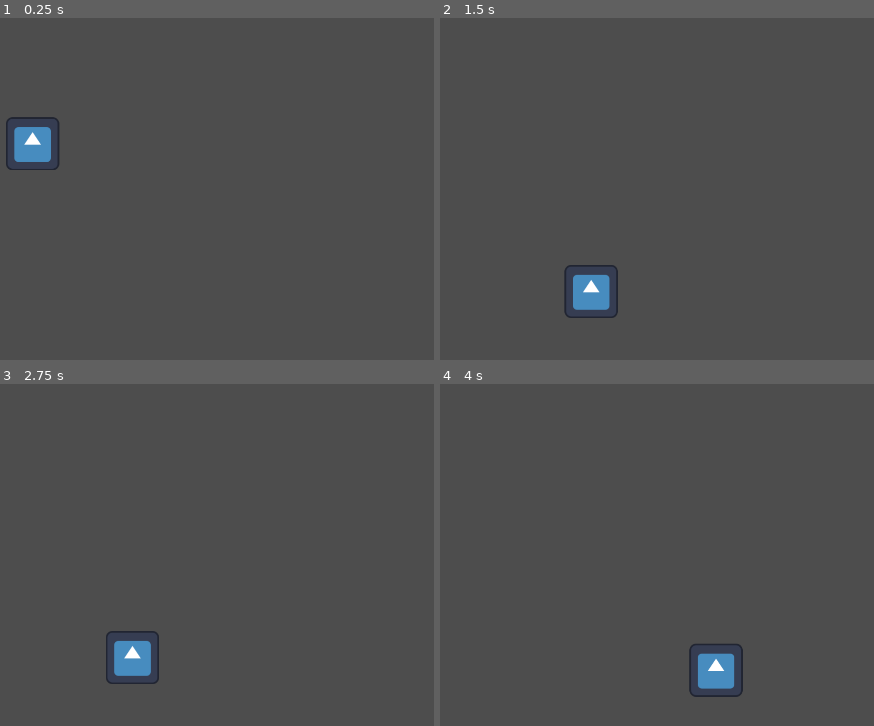
Above: before the commit, frames 1-4 (two rows, left to right).
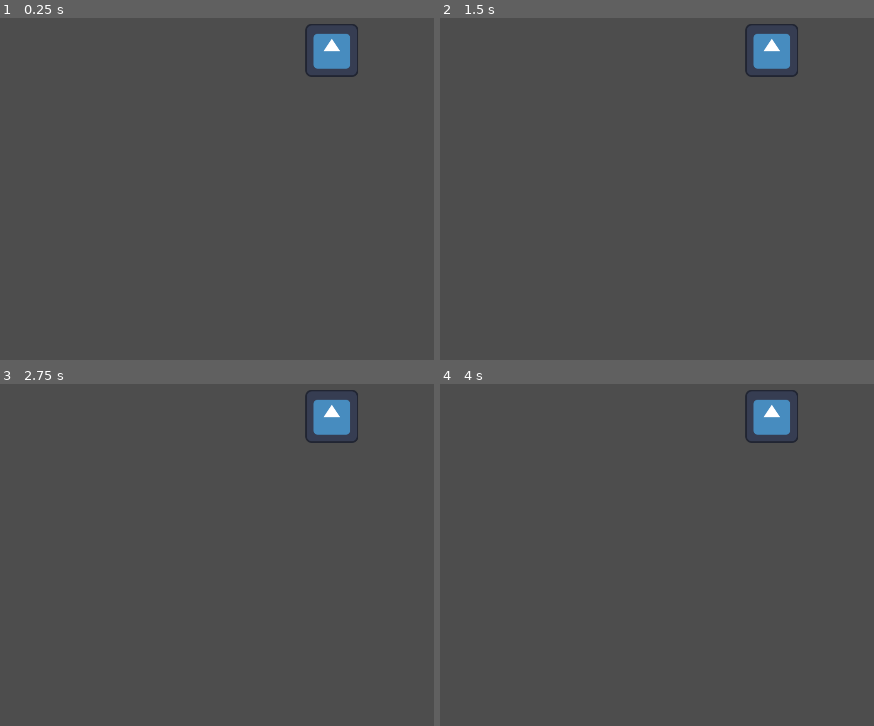
Above: after the commit, the same moments.

Repository: hps7097/2025_S2_-W204-_Auckland-Dairy-Simulator
Game: Godot game, scene res://scenes/day_screen.tscn
Same seed, same stepped clock (60 frames per second), same inputs: the game is played once before the commit and once after it. The engine's default icon, where the game draws it, is replaced by a stand-in: a white triangle on a blue panel in a dark square.
Inputs (mouse positions are in pixels of both pictures, inside the frame that each line leads up to):
- Up to frame 1 (0.25 s): no input
- Up to frame 2 (1.5 s): tap Enter (ui_accept) at 0.5, 0.77, 0.8, 1.07, 1.35 s; move the mouse to (outside the picture) at 0.52 s; press the mouse at (outside the picture) at 0.53 s; hold Right (ui_right) from 0.53 s (still down); move the mouse to (670, 171) at 1.27 s; release the mouse at (670, 171) at 1.28 s
- Up to frame 3 (2.75 s): tap Enter (ui_accept) at 1.52, 1.82, 2.3 s; click (230, 537) at 1.55 s; move the mouse to (outside the picture) at 2.02 s; release Right (ui_right) at 2.03 s; press the mouse at (outside the picture) at 2.03 s; hold Left (ui_left) from 2.03 s (still down)
- Up to frame 4 (4 s): move the mouse to (791, 602) at 2.77 s; release Left (ui_left) at 2.78 s; release the mouse at (791, 602) at 2.78 s; hold Right (ui_right) from 2.78 s (still down); click (791, 602) at 2.85 s; tap Enter (ui_accept) at 3.02, 3.32, 3.6, 3.77 s; move the mouse to (outside the picture) at 3.52 s

The runs differ from the first frame. In frame 1, 2.2% of the frame differs, in the area x 1-83%, y 1-45%; in frame 2, 2.3%; in frame 3, 2.2%; in frame 4, 2.3%, in the area x 57-83%, y 1-92%.

Commit message:
DragAndDropPrototype

Diff:
--- a/auckland-diary-simulator/project.godot
+++ b/auckland-diary-simulator/project.godot
@@ -15,7 +15,19 @@
 config/features=PackedStringArray("4.4", "Forward Plus")
 config/icon="res://icon.svg"
 
+[autoload]
+
+global="*res://scripts/global.gd"
+
 [display]
 
 window/size/viewport_width=1920
 window/size/viewport_height=1080
+
+[input]
+
+click={
+"deadzone": 0.2,
+"events": [Object(InputEventMouseButton,"resource_local_to_scene":false,"resource_name":"","device":-1,"window_id":0,"alt_pressed":false,"shift_pressed":false,"ctrl_pressed":false,"meta_pressed":false,"button_mask":0,"position":Vector2(0, 0),"global_position":Vector2(0, 0),"factor":1.0,"button_index":1,"canceled":false,"pressed":false,"double_click":false,"script":null)
+]
+}
--- a/auckland-diary-simulator/scenes/day_screen.tscn
+++ b/auckland-diary-simulator/scenes/day_screen.tscn
@@ -1,28 +1,15 @@
-[gd_scene load_steps=5 format=3 uid="uid://ctaplnp6urvrl"]
+[gd_scene load_steps=3 format=3 uid="uid://ctaplnp6urvrl"]
 
-[ext_resource type="Script" uid="uid://c5fhwt8vacvuw" path="res://scripts/character_body_2d.gd" id="1_6e5ks"]
-[ext_resource type="Texture2D" uid="uid://bupm1d3ul74ob" path="res://icon.svg" id="2_mm707"]
-
-[sub_resource type="WorldBoundaryShape2D" id="WorldBoundaryShape2D_vox2t"]
-distance = -1033.0
-
-[sub_resource type="RectangleShape2D" id="RectangleShape2D_fyubj"]
-size = Vector2(128, 128)
+[ext_resource type="PackedScene" uid="uid://dy20m3mlng3a7" path="res://scenes/object.tscn" id="1_6e5ks"]
+[ext_resource type="PackedScene" uid="uid://b6e1i7tte4ujh" path="res://scenes/platform.tscn" id="2_mm707"]
 
 [node name="DayScreen" type="Node2D"]
 
-[node name="StaticBody2D" type="StaticBody2D" parent="."]
+[node name="object" parent="." instance=ExtResource("1_6e5ks")]
+position = Vector2(819, 304)
 
-[node name="CollisionShape2D2" type="CollisionShape2D" parent="StaticBody2D"]
-position = Vector2(933, 0)
-shape = SubResource("WorldBoundaryShape2D_vox2t")
+[node name="platform" parent="." instance=ExtResource("2_mm707")]
+position = Vector2(901, 581)
 
-[node name="CharacterBody2D" type="CharacterBody2D" parent="."]
-position = Vector2(100, 500)
-script = ExtResource("1_6e5ks")
-
-[node name="Sprite2D" type="Sprite2D" parent="CharacterBody2D"]
-texture = ExtResource("2_mm707")
-
-[node name="CollisionShape2D" type="CollisionShape2D" parent="CharacterBody2D"]
-shape = SubResource("RectangleShape2D_fyubj")
+[node name="platform2" parent="." instance=ExtResource("2_mm707")]
+position = Vector2(543, 590)
--- /dev/null
+++ b/auckland-diary-simulator/scenes/object.tscn
@@ -0,0 +1,23 @@
+[gd_scene load_steps=4 format=3 uid="uid://dy20m3mlng3a7"]
+
+[ext_resource type="Script" uid="uid://dgk84mngsgb8c" path="res://scripts/object.gd" id="1_l2ofb"]
+[ext_resource type="Texture2D" uid="uid://bupm1d3ul74ob" path="res://icon.svg" id="2_3xuqs"]
+
+[sub_resource type="RectangleShape2D" id="RectangleShape2D_0i3lm"]
+size = Vector2(120, 122)
+
+[node name="object" type="Node2D"]
+script = ExtResource("1_l2ofb")
+
+[node name="Sprite2D" type="Sprite2D" parent="."]
+texture = ExtResource("2_3xuqs")
+
+[node name="Area2D" type="Area2D" parent="."]
+
+[node name="CollisionShape2D" type="CollisionShape2D" parent="Area2D"]
+shape = SubResource("RectangleShape2D_0i3lm")
+
+[connection signal="body_entered" from="Area2D" to="." method="_on_area_2d_body_entered"]
+[connection signal="body_exited" from="Area2D" to="." method="_on_area_2d_body_exited"]
+[connection signal="mouse_entered" from="Area2D" to="." method="_on_area_2d_mouse_entered"]
+[connection signal="mouse_exited" from="Area2D" to="." method="_on_area_2d_mouse_exited"]
--- /dev/null
+++ b/auckland-diary-simulator/scenes/platform.tscn
@@ -0,0 +1,18 @@
+[gd_scene load_steps=3 format=3 uid="uid://b6e1i7tte4ujh"]
+
+[ext_resource type="Script" uid="uid://7i43lwtwu5ji" path="res://scripts/platform.gd" id="1_mi635"]
+
+[sub_resource type="RectangleShape2D" id="RectangleShape2D_mi635"]
+size = Vector2(128, 128)
+
+[node name="platform" type="StaticBody2D" groups=["dropable"]]
+script = ExtResource("1_mi635")
+
+[node name="CollisionShape2D" type="CollisionShape2D" parent="."]
+shape = SubResource("RectangleShape2D_mi635")
+
+[node name="ColorRect" type="ColorRect" parent="."]
+offset_left = -64.0
+offset_top = -64.0
+offset_right = 64.0
+offset_bottom = 64.0
--- a/auckland-diary-simulator/scripts/character_body_2d.gd
+++ /dev/null
@@ -1,25 +0,0 @@
-extends CharacterBody2D
-
-
-const SPEED = 300.0
-const JUMP_VELOCITY = -400.0
-
-
-func _physics_process(delta: float) -> void:
-	# Add the gravity.
-	if not is_on_floor():
-		velocity += get_gravity() * delta
-
-	# Handle jump.
-	if Input.is_action_just_pressed("ui_accept") and is_on_floor():
-		velocity.y = JUMP_VELOCITY
-
-	# Get the input direction and handle the movement/deceleration.
-	# As good practice, you should replace UI actions with custom gameplay actions.
-	var direction := Input.get_axis("ui_left", "ui_right")
-	if direction:
-		velocity.x = direction * SPEED
-	else:
-		velocity.x = move_toward(velocity.x, 0, SPEED)
-
-	move_and_slide()
--- /dev/null
+++ b/auckland-diary-simulator/scripts/global.gd
@@ -0,0 +1,3 @@
+extends Node
+
+var is_dragging = false
--- /dev/null
+++ b/auckland-diary-simulator/scripts/object.gd
@@ -0,0 +1,50 @@
+extends Node2D
+
+var draggable = false
+var is_inside_dropable = false
+var body_ref
+var offset: Vector2
+var initialPos: Vector2
+
+# Called every frame. 'delta' is the elapsed time since the previous frame.
+func _process(delta: float) -> void:
+	if draggable:
+		if Input.is_action_just_pressed("click"):
+			initialPos = global_position
+			offset = get_global_mouse_position() - global_position
+			global.is_dragging = true
+		if Input.is_action_pressed("click"):
+			global_position = get_global_mouse_position() - offset
+		elif Input.is_action_just_released("click"):
+			global.is_dragging = false
+			var tween = get_tree().create_tween()
+			if is_inside_dropable:
+				tween.tween_property(self, "position", body_ref.position, 0.2).set_ease(Tween.EASE_OUT)
+			else:
+				tween.tween_property(self, "global_position", global_position + Vector2(0, 50), 0.1).set_ease(Tween.EASE_IN)
+
+
+
+func _on_area_2d_mouse_entered() -> void:
+	if !global.is_dragging:
+		draggable = true
+		scale = Vector2(1.05, 1.05)
+
+
+func _on_area_2d_mouse_exited() -> void:
+	if !global.is_dragging:
+		draggable = false
+		scale = Vector2(1, 1)
+
+
+func _on_area_2d_body_entered(body: Node2D) -> void:
+	if body.is_in_group('dropable'):
+		is_inside_dropable = true
+		body.modulate = Color(Color.WEB_GRAY, 1)
+		body_ref = body
+
+
+func _on_area_2d_body_exited(body: Node2D) -> void:
+	if body.is_in_group('dropable'):
+		is_inside_dropable = false
+		body.modulate = Color(Color.LIGHT_GRAY, 0.7)
--- /dev/null
+++ b/auckland-diary-simulator/scripts/platform.gd
@@ -0,0 +1,13 @@
+extends StaticBody2D
+
+
+# Called when the node enters the scene tree for the first time.
+func _ready() -> void:
+	modulate = Color(Color.LIGHT_GRAY, 0.7)
+
+# Called every frame. 'delta' is the elapsed time since the previous frame.
+func _process(delta: float) -> void:
+	if global.is_dragging:
+		visible = true
+	else:
+		visible = false
Not shown, removed: auckland-diary-simulator/scripts/character_body_2d.gd.uid
Not shown, added: auckland-diary-simulator/scripts/global.gd.uid
Not shown, added: auckland-diary-simulator/scripts/object.gd.uid
Not shown, added: auckland-diary-simulator/scripts/platform.gd.uid
